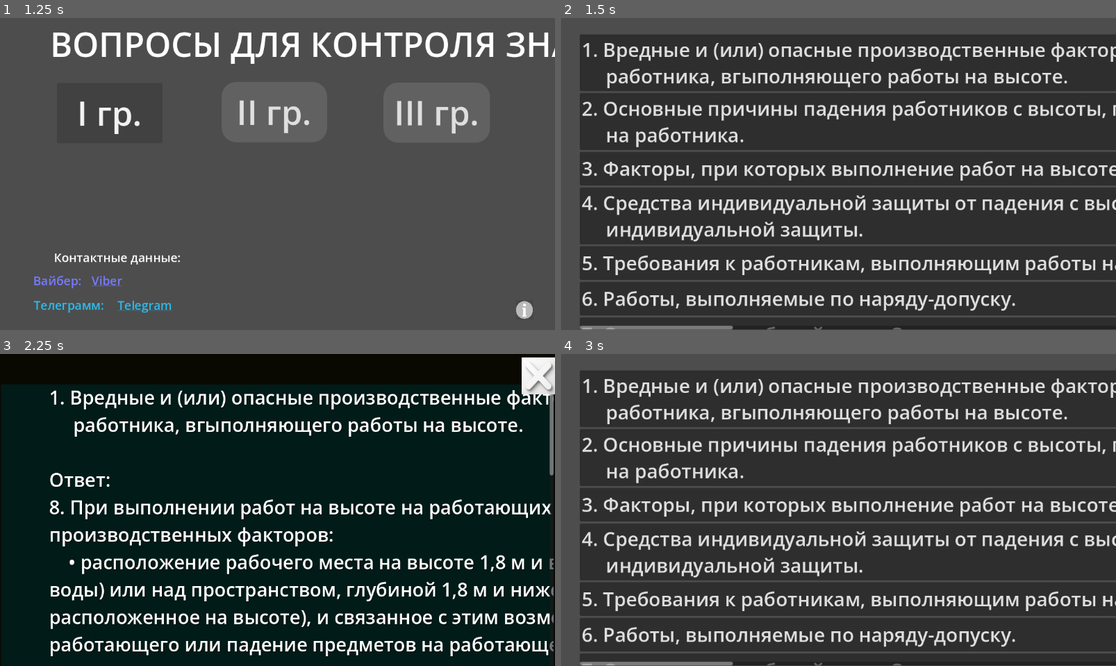
Above: before the commit, frames 1-4 (two rows, left to right).
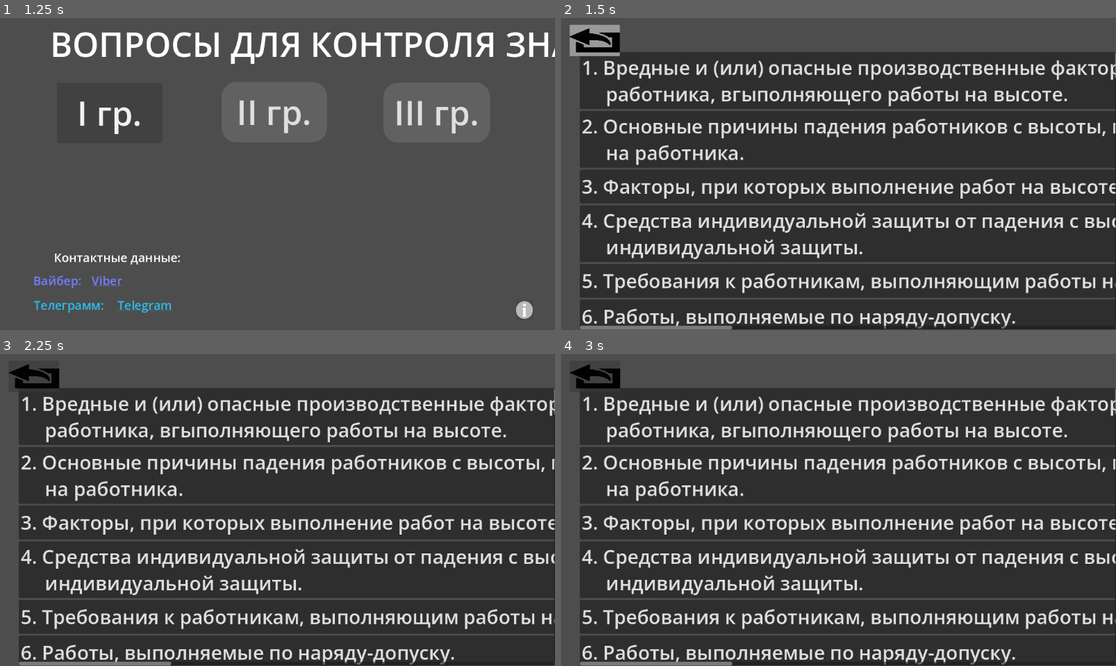
Above: after the commit, the same moments.

Repository: MV1312/labor_protection
Game: Godot game, scene res://scenes/main.tscn
The game is run twice, just before and just after one commit, with the same random seed, the same clock (stepped at 60 frames per second) and the same inputs.
Inputs (mouse positions are in pixels of both pictures, inside the frame that each line leads up to; where the layout moved, square brackets give the same spot in the first picture):
- Up to frame 1 (1.25 s): click "I гр." at 0.5 s
- Up to frame 2 (1.5 s): click "II гр." at 1.25 s
- Up to frame 3 (2.25 s): click (33, 375) at 2.02 s
- Up to frame 4 (3 s): click (594, 375) [1099, 375] at 2.75 s

Frame 1 is identical in both runs. In frame 2, 33% of the frame differs, in the area x 1-100%, y 2-100%; in frame 3, 98%, in the area x 0-100%, y 0-100%; in frame 4, 33%.
Error before the commit: Attempt to call function 'hide' in base 'null instance' on a null instance. (res://GlobalUI.gd:19)

Commit message:
Adding a global back button to the menu and a script for it.

Diff:
--- a/GlobalUI.gd
+++ /dev/null
@@ -1,40 +0,0 @@
-extends CanvasLayer
-
-# List of scenes where button SHOULD appear
-var scenes_with_button = [
-	"res://levels/level1.tscn",
-	"res://levels/level2.tscn",
-	"res://shop.tscn",
-    "res://settings.tscn"
-]
-
-# List of scenes where button should NOT appear
-var scenes_without_button = [
-	"res://main.tscn",
-    "res://loading_screen.tscn"
-]
-
-func _ready():
-	# Hide button by default
-	$BackButton.hide()
-	# Update visibility when new scene loads
-	update_button_visibility()
-
-func update_button_visibility():
-	var current_scene = get_tree().current_scene.scene_file_path
-
-	# Check if button should be shown
-	var show_button = current_scene in scenes_with_button
-
-	# If scene is in blacklist - hide button
-	if current_scene in scenes_without_button:
-		show_button = false
-
-	$BackButton.visible = show_button
-
-func show_back_button(show: bool):
-	$BackButton.visible = show
-
-func _on_back_button_pressed():
-	# Return to main menu
-	get_tree().change_scene_to_file("res://main.tscn")
--- a/project.godot
+++ b/project.godot
@@ -17,7 +17,7 @@
 
 [autoload]
 
-GlobalUi="*uid://b6cpbhncoqeqt"
+GlobalUi="*uid://c4tsnc5d6ouqh"
 
 [physics]
 
@@ -27,3 +27,10 @@
 
 rendering_device/driver.windows="d3d12"
 renderer/rendering_method="mobile"
+
+[shader_globals]
+
+GlobalUI={
+"type": "bool",
+"value": true
+}
--- /dev/null
+++ b/scenes/GlobalUI.tscn
@@ -0,0 +1,24 @@
+[gd_scene format=3 uid="uid://c4tsnc5d6ouqh"]
+
+[ext_resource type="Script" uid="uid://w3twm3dqfanx" path="res://scenes/global_ui.gd" id="1_fhyh8"]
+[ext_resource type="Texture2D" uid="uid://sab0y7v8g368" path="res://image /2249.png" id="2_5femt"]
+
+[sub_resource type="StyleBoxFlat" id="StyleBoxFlat_loqhc"]
+
+[node name="CanvasLayer" type="CanvasLayer" unique_id=191091185]
+script = ExtResource("1_fhyh8")
+
+[node name="Button" type="Button" parent="." unique_id=873862878]
+anchors_preset = -1
+anchor_left = 0.016
+anchor_top = 0.022000002
+anchor_right = 0.106000006
+anchor_bottom = 0.123
+offset_left = -0.4320011
+offset_top = -0.25600338
+offset_right = 407.888
+offset_bottom = 446.296
+scale = Vector2(0.20404051, 0.12773217)
+theme_override_styles/normal = SubResource("StyleBoxFlat_loqhc")
+icon = ExtResource("2_5femt")
+metadata/_edit_lock_ = true
--- /dev/null
+++ b/scenes/global_ui.gd
@@ -0,0 +1,22 @@
+extends CanvasLayer
+
+# Сюда впишите ИМЕНА корневых узлов тех сцен, где кнопка должна быть видна.
+# Например, если корневой узел вашего уровня называется "Level1", пишите "Level1".
+var allowed_scenes = ["Control", "main"]
+
+var last_scene_name = ""
+
+func _process(_delta):
+	# Получаем текущую запущенную сцену
+	var current_scene = get_tree().current_scene
+
+	if current_scene != null:
+		# Проверяем, сменилась ли сцена с прошлого кадра (чтобы не нагружать процессор)
+		if current_scene.name != last_scene_name:
+			last_scene_name = current_scene.name
+
+			# Если имя текущей сцены есть в нашем списке - показываем кнопку
+			if allowed_scenes.has(current_scene.name):
+				$Button.visible = true
+			else:
+				$Button.visible = false
--- a/scenes/main.gd
+++ /dev/null
@@ -1,9 +0,0 @@
-extends Control
-
-
-func _on_button_2_pressed() -> void:
-	get_tree().change_scene_to_file("res://scenes/questions_ 2.tscn")
-
-
-func _on_info_pressed() -> void:
-	pass # Replace with function body.
--- a/scenes/main.tscn
+++ b/scenes/main.tscn
@@ -2,8 +2,8 @@
 
 [ext_resource type="Script" uid="uid://itohrynbum5e" path="res://rich_text_label.gd" id="1_0wfyh"]
 [ext_resource type="Script" uid="uid://berxmgr0j1k4o" path="res://scripts/rich_text_label_2.gd" id="1_o5qli"]
-[ext_resource type="Script" uid="uid://eotr7xmfbr35" path="res://scenes/main.gd" id="1_sugp2"]
-[ext_resource type="Script" uid="uid://bq761iqbgxs6r" path="res://scenes/info.gd" id="4_jyhfs"]
+[ext_resource type="Script" uid="uid://eotr7xmfbr35" path="res://scripts/main.gd" id="1_sugp2"]
+[ext_resource type="Script" uid="uid://bq761iqbgxs6r" path="res://scripts/info.gd" id="4_jyhfs"]
 [ext_resource type="Texture2D" uid="uid://bbnsan6cf8h88" path="res://image /Info-Button.png" id="4_tbgi4"]
 
 [sub_resource type="StyleBoxFlat" id="StyleBoxFlat_0wfyh"]
@@ -30,7 +30,7 @@
 [sub_resource type="StyleBoxFlat" id="StyleBoxFlat_tbgi4"]
 bg_color = Color(0.27823344, 0.2782335, 0.2782334, 1)
 
-[node name="Control" type="Control" unique_id=1838972906]
+[node name="Control_main" type="Control" unique_id=1838972906]
 layout_mode = 3
 anchors_preset = 15
 anchor_right = 1.0
--- a/scenes/questions_ 2.tscn
+++ /dev/null
@@ -1,101 +0,0 @@
-[gd_scene format=3 uid="uid://br21tgc7l8xeg"]
-
-[ext_resource type="Script" uid="uid://b5vrto2k34ay8" path="res://scripts/questions_2.gd" id="1_li1lj"]
-[ext_resource type="Texture2D" uid="uid://yhhttaeulldl" path="res://image /IMG_20260826_075420.jpg" id="2_li1lj"]
-
-[sub_resource type="StyleBoxFlat" id="StyleBoxFlat_irwmq"]
-bg_color = Color(0.040802658, 0.03729167, 0.004889105, 1)
-
-[sub_resource type="StyleBoxFlat" id="StyleBoxFlat_0aq6d"]
-content_margin_left = 100.0
-bg_color = Color(0, 0.10567597, 0.09609204, 1)
-
-[sub_resource type="StyleBoxFlat" id="StyleBoxFlat_o5qli"]
-bg_color = Color(1, 1, 0.98758966, 1)
-
-[sub_resource type="StyleBoxFlat" id="StyleBoxFlat_0wfyh"]
-bg_color = Color(1, 1, 1, 1)
-
-[node name="Control" type="Control" unique_id=726188496]
-layout_mode = 3
-anchor_right = 1.0120001
-anchor_bottom = 0.98800004
-offset_right = 0.17590332
-offset_bottom = -0.22399902
-script = ExtResource("1_li1lj")
-metadata/_edit_lock_ = true
-metadata/_edit_vertical_guides_ = [0.0, 0.0]
-
-[node name="ScrollContainer" type="ScrollContainer" parent="." unique_id=1077808367]
-layout_mode = 1
-anchors_preset = 15
-anchor_right = 1.0
-anchor_bottom = 1.0
-offset_left = 39.0
-offset_top = 34.0
-offset_right = -6.0
-offset_bottom = 7.0
-grow_horizontal = 2
-grow_vertical = 2
-scroll_horizontal_custom_step = 0.0
-metadata/_edit_lock_ = true
-
-[node name="VBoxContainer" type="VBoxContainer" parent="ScrollContainer" unique_id=1590031518]
-layout_mode = 2
-size_flags_horizontal = 0
-metadata/_edit_lock_ = true
-
-[node name="Panel" type="Panel" parent="." unique_id=1889348023]
-layout_mode = 1
-anchors_preset = 15
-anchor_right = 1.0
-anchor_bottom = 1.0
-offset_right = -4.0
-offset_bottom = 36.0
-grow_horizontal = 2
-grow_vertical = 2
-theme_override_styles/panel = SubResource("StyleBoxFlat_irwmq")
-metadata/_edit_lock_ = true
-
-[node name="ScrollContainer2" type="ScrollContainer" parent="Panel" unique_id=2002891173]
-layout_mode = 1
-anchors_preset = -1
-anchor_top = 0.094000004
-anchor_right = 0.989
-anchor_bottom = 1.0
-offset_left = 2.0
-offset_top = -0.16000366
-offset_right = -0.17407227
-grow_horizontal = 2
-grow_vertical = 2
-metadata/_edit_lock_ = true
-
-[node name="Label" type="Label" parent="Panel/ScrollContainer2" unique_id=847432160]
-layout_mode = 2
-theme_override_colors/font_shadow_color = Color(0, 0, 0, 0.73300004)
-theme_override_font_sizes/font_size = 39
-theme_override_styles/normal = SubResource("StyleBoxFlat_0aq6d")
-metadata/_edit_lock_ = true
-
-[node name="Button" type="Button" parent="Panel" unique_id=1090580016]
-layout_mode = 1
-anchors_preset = -1
-anchor_left = 0.93200004
-anchor_top = 0.010000001
-anchor_right = 0.99200004
-anchor_bottom = 0.124000005
-offset_left = 0.015991211
-offset_top = 0.23999882
-offset_right = 536.2959
-offset_bottom = 573.176
-grow_horizontal = 2
-grow_vertical = 2
-scale = Vector2(0.114883214, 0.11834206)
-theme_override_colors/font_outline_color = Color(0.97823566, 0.990015, 0.9997296, 1)
-theme_override_styles/normal = SubResource("StyleBoxFlat_o5qli")
-theme_override_styles/pressed_mirrored = SubResource("StyleBoxFlat_0wfyh")
-icon = ExtResource("2_li1lj")
-icon_alignment = 1
-metadata/_edit_lock_ = true
-
-[connection signal="pressed" from="Panel/Button" to="." method="_on_back_button_pressed"]
--- /dev/null
+++ b/scenes/questions_2.tscn
@@ -0,0 +1,102 @@
+[gd_scene format=3 uid="uid://br21tgc7l8xeg"]
+
+[ext_resource type="Script" uid="uid://b5vrto2k34ay8" path="res://scripts/questions_2.gd" id="1_li1lj"]
+[ext_resource type="Texture2D" uid="uid://yhhttaeulldl" path="res://image /IMG_20260826_075420.jpg" id="2_li1lj"]
+
+[sub_resource type="StyleBoxFlat" id="StyleBoxFlat_irwmq"]
+bg_color = Color(0.040802658, 0.03729167, 0.004889105, 1)
+
+[sub_resource type="StyleBoxFlat" id="StyleBoxFlat_0aq6d"]
+content_margin_left = 100.0
+bg_color = Color(0, 0.10567597, 0.09609204, 1)
+
+[sub_resource type="StyleBoxFlat" id="StyleBoxFlat_o5qli"]
+bg_color = Color(1, 1, 0.98758966, 1)
+
+[sub_resource type="StyleBoxFlat" id="StyleBoxFlat_0wfyh"]
+bg_color = Color(1, 1, 1, 1)
+
+[node name="Control" type="Control" unique_id=726188496]
+layout_mode = 3
+anchor_right = 1.0120001
+anchor_bottom = 0.98800004
+offset_right = 0.17590332
+offset_bottom = -0.22399902
+script = ExtResource("1_li1lj")
+metadata/_edit_lock_ = true
+metadata/_edit_vertical_guides_ = [0.0, 0.0]
+
+[node name="ScrollContainer" type="ScrollContainer" parent="." unique_id=1077808367]
+layout_mode = 1
+anchors_preset = -1
+anchor_top = 0.11100001
+anchor_right = 1.0
+anchor_bottom = 1.0
+offset_left = 39.0
+offset_top = -0.040008545
+offset_right = -8.0
+offset_bottom = 7.0
+grow_horizontal = 2
+grow_vertical = 2
+scroll_horizontal_custom_step = 0.0
+metadata/_edit_lock_ = true
+
+[node name="VBoxContainer" type="VBoxContainer" parent="ScrollContainer" unique_id=1590031518]
+layout_mode = 2
+size_flags_horizontal = 0
+metadata/_edit_lock_ = true
+
+[node name="Panel" type="Panel" parent="." unique_id=1889348023]
+layout_mode = 1
+anchors_preset = 15
+anchor_right = 1.0
+anchor_bottom = 1.0
+offset_right = -4.0
+offset_bottom = 36.0
+grow_horizontal = 2
+grow_vertical = 2
+theme_override_styles/panel = SubResource("StyleBoxFlat_irwmq")
+metadata/_edit_lock_ = true
+
+[node name="ScrollContainer2" type="ScrollContainer" parent="Panel" unique_id=2002891173]
+layout_mode = 1
+anchors_preset = -1
+anchor_top = 0.094000004
+anchor_right = 0.989
+anchor_bottom = 1.0
+offset_left = 2.0
+offset_top = -0.16000366
+offset_right = -0.17407227
+grow_horizontal = 2
+grow_vertical = 2
+metadata/_edit_lock_ = true
+
+[node name="Label" type="Label" parent="Panel/ScrollContainer2" unique_id=847432160]
+layout_mode = 2
+theme_override_colors/font_shadow_color = Color(0, 0, 0, 0.73300004)
+theme_override_font_sizes/font_size = 39
+theme_override_styles/normal = SubResource("StyleBoxFlat_0aq6d")
+metadata/_edit_lock_ = true
+
+[node name="Button" type="Button" parent="Panel" unique_id=1090580016]
+layout_mode = 1
+anchors_preset = -1
+anchor_left = 0.93200004
+anchor_top = 0.010000001
+anchor_right = 0.99200004
+anchor_bottom = 0.124000005
+offset_left = 0.015991211
+offset_top = 0.23999882
+offset_right = 536.2959
+offset_bottom = 573.176
+grow_horizontal = 2
+grow_vertical = 2
+scale = Vector2(0.114883214, 0.11834206)
+theme_override_colors/font_outline_color = Color(0.97823566, 0.990015, 0.9997296, 1)
+theme_override_styles/normal = SubResource("StyleBoxFlat_o5qli")
+theme_override_styles/pressed_mirrored = SubResource("StyleBoxFlat_0wfyh")
+icon = ExtResource("2_li1lj")
+icon_alignment = 1
+metadata/_edit_lock_ = true
+
+[connection signal="pressed" from="Panel/Button" to="." method="_on_back_button_pressed"]
--- /dev/null
+++ b/scripts/main.gd
@@ -0,0 +1,9 @@
+extends Control
+
+
+func _on_button_2_pressed() -> void:
+	get_tree().change_scene_to_file("res://scenes/questions_2.tscn")
+
+
+func _on_info_pressed() -> void:
+	pass # Replace with function body.
--- a/scripts/rich_text_label_2.gd
+++ b/scripts/rich_text_label_2.gd
@@ -10,6 +10,6 @@
 # Это функция, которая сработает при нажатии на любую ссылку внутри RichTextLabel
 # Параметр "meta" — это ссылка (тот самый адрес из [url="..."])
 func _on_meta_clicked(meta):
-	# Команда shell_open — открыть ссылку в браузере или приложении
+	# Команда shell_open — открыть сылку в браузере или приложении
 	# Meta — это строка с адресом, например "https://t.me/durov"
 	OS.shell_open(meta)
Not shown, removed: GlobalUI.gd.uid
Not shown, added: scenes/global_ui.gd.uid
Renamed: scenes/info.gd -> scripts/info.gd
Renamed: scenes/info.gd.uid -> scripts/info.gd.uid
Renamed: scenes/main.gd.uid -> scripts/main.gd.uid
Not shown, changed: release/OT.apk
